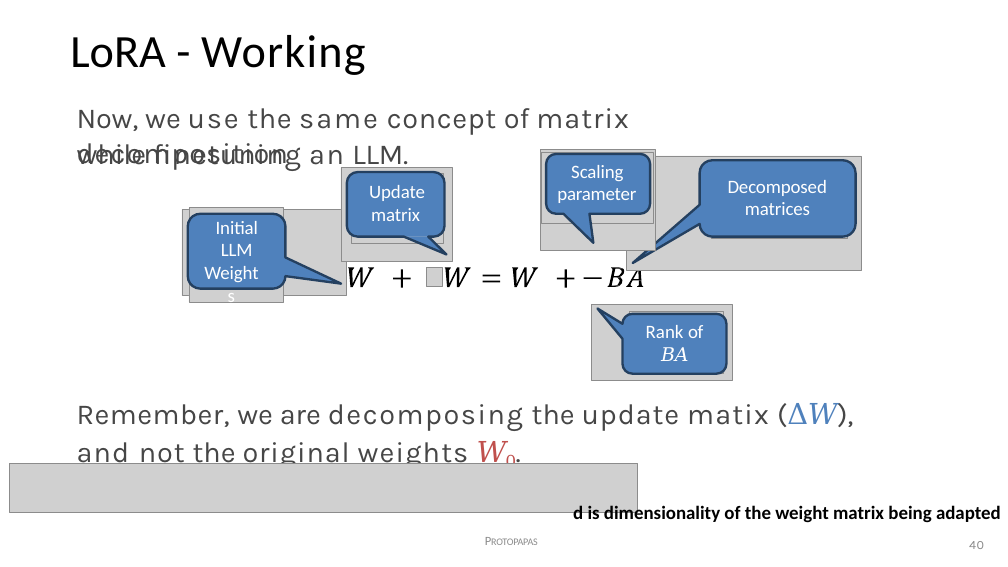
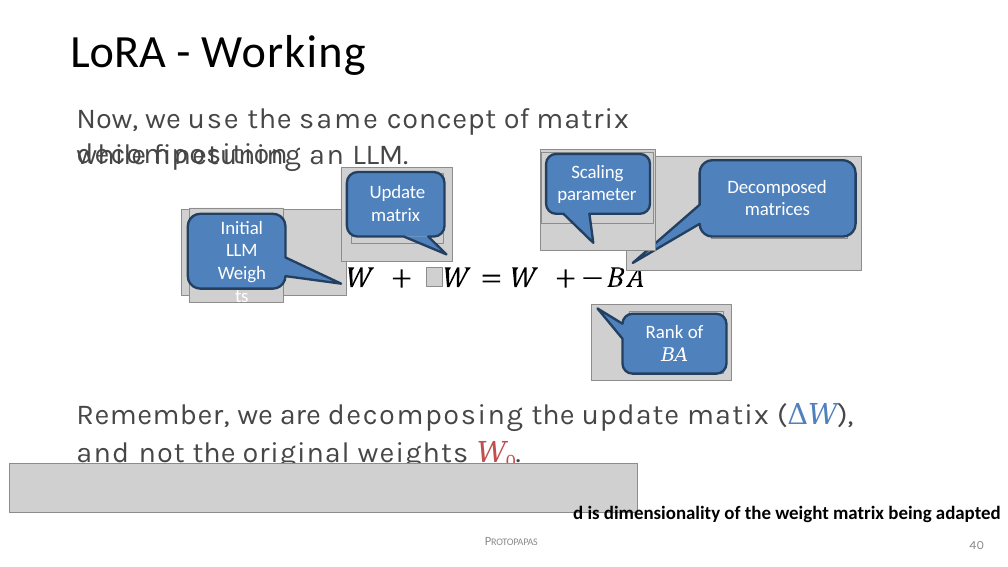
Before and after one commit to anuvindmp/S06, a slide deck: slide 17 of NLP/NOTES/new/LORA.pptx. Drawn at 1008x567 pixels with LibreOffice and Linux fonts; fonts in the diff are those of the drawing; grey boxes stand for pictures; background and template pictures are left out. Boxes give left, top, right and bottom in pixels: in the first picture for what was removed or moved away, otherwise in the second. Text is boxed around its words. In the diff, an @@ line names an element or a change of style, - is before the commit and + after.

```diff
--- a/NLP/NOTES/new/LORA.pptx
+++ b/NLP/NOTES/new/LORA.pptx
@@ outline redrawn in 4 elements at (597,309,727,374), (597,309,727,374), (347,172,447,255), (347,172,447,255) @@
@@ text "Scaling parameter" at (557,165,636,203): line spacing 1.01 to 1 @@
@@ text at (221,221,263,256): letter spacing -0.2 to -0.3 pt in "LLM"; line spacing 1.01 to 1 @@
@@ text "Rank of" at (646,325,703,361): letter spacing -0.2 to -0.3 pt in "of", "𝐵𝐴" @@
```
Also in this commit, not shown: 55 other slides changed, 3 other files.
